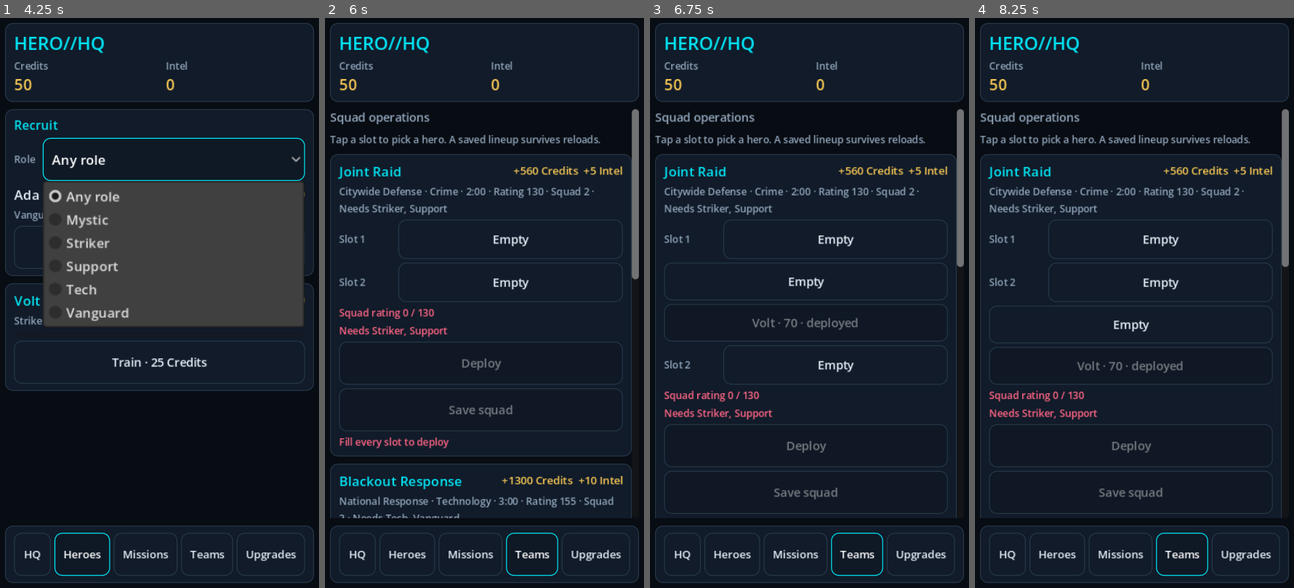
Above: before the commit, frames 1-4 (left to right).
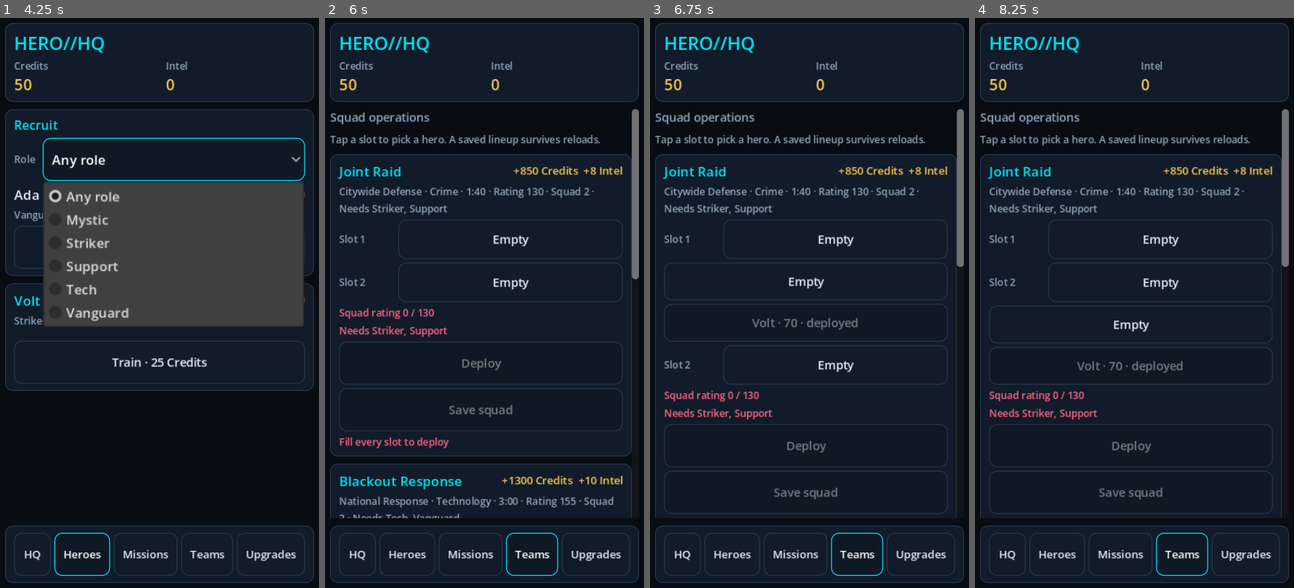
Above: after the commit, the same moments.

Repository: JetRobertsBCCA/HeroHQInc
Game: Godot game, scene res://games/hero_hq/scenes/app.tscn
The game is run twice, just before and just after one commit, with the same random seed, the same clock (stepped at 60 frames per second) and the same inputs.
Inputs:
- Up to frame 1 (4.25 s): click "Reduce motion: off" at 0.5 s; click "Reduce motion: on" at 1.25 s; click "HQ" at 2 s; click "Heroes" at 2.75 s; click "Any role" at 3.5 s
- Up to frame 2 (6 s): click "Missions" at 4.25 s; click "Deploy" at 5 s; click "Teams" at 5.75 s
- Up to frame 3 (6.75 s): click "Empty" at 6.5 s
- Up to frame 4 (8.25 s): click "Empty" at 7.25 s; click "Empty" at 8 s

Frame 1 is identical in both runs. In frame 2, less than 0.1% of the frame differs, in the area x 44-85%, y 26-32%; in frame 3, less than 0.1%; in frame 4, less than 0.1%.

Commit message:
Tune City roles and verify the first squad
Give Convoy a Support gate and make Joint Raid reward a proper pair so City
offers a real solo-versus-squad choice.

🤖 Generated with Codebuff
Co-Authored-By: Codebuff <noreply@codebuff.com>

Diff:
--- a/games/hero_hq/data/missions.json
+++ b/games/hero_hq/data/missions.json
@@ -109,11 +109,11 @@
 		"kind": "squad",
 		"stage_id": "city",
 		"category_id": "crime",
-		"base_seconds": 120,
+		"base_seconds": 100,
 		"required_agent_count": 2,
 		"minimum_rating": 130,
 		"required_role_ids": ["striker", "support"],
-		"rewards": {"credits": 560, "intel": 5},
+		"rewards": {"credits": 850, "intel": 8},
 		"xp": 26
 	},
 	{
@@ -125,7 +125,7 @@
 		"base_seconds": 90,
 		"required_agent_count": 1,
 		"minimum_rating": 140,
-		"required_role_ids": [],
+		"required_role_ids": ["support"],
 		"rewards": {"credits": 430, "intel": 4},
 		"xp": 24
 	},
--- a/tests/game_packs/test_app_progression.gd
+++ b/tests/game_packs/test_app_progression.gd
@@ -114,7 +114,7 @@
 	if state == null or card == null:
 		_cleanup(app)
 		return
-	assert_eq(state.pack_content_version, 3, "the app stamping the new content version needs no migration")
+	assert_eq(state.pack_content_version, 4, "the app stamping the new content version needs no migration")
 	assert_eq(state.tasks_completed(), 12, "the existing lifetime counter is preserved")
 	assert_true(state.earned_total("credits") >= 1500.0, "existing lifetime earnings are preserved")
 	assert_eq(card.heading_text(), "Command Level 3", "the card derives the existing level")
--- /dev/null
+++ b/tests/game_packs/test_city_content.gd
@@ -0,0 +1,99 @@
+extends TestCase
+## City content invariants: the high-rating solo belongs to a role, and the
+## first squad operation pays better than the best Support/Striker solo pair.
+
+const PACK_ID := "hero_hq"
+const NOW := 1000
+
+
+func _pack() -> GamePack:
+	return without_stage_gates(GamePackLoader.load_pack(PACK_ID)["pack"])
+
+
+func _agent(agent_id: String, role_id: String, attributes: Dictionary) -> Dictionary:
+	return {
+		"id": agent_id,
+		"name": agent_id.capitalize(),
+		"role_id": role_id,
+		"level": 1,
+		"xp": 0,
+		"activity": "available",
+		"attributes": attributes,
+	}
+
+
+func _city_state(pack: GamePack) -> GameState:
+	var state := Simulation.new_state(pack, 1, NOW)
+	state.agents["test_support"] = _agent(
+		"test_support", "support", {"power": 10, "speed": 10, "skill": 9}
+	)
+	state.agents["test_striker"] = _agent(
+		"test_striker", "striker", {"power": 9, "speed": 8, "skill": 8}
+	)
+	state.agents["test_ace_striker"] = _agent(
+		"test_ace_striker", "striker", {"power": 10, "speed": 10, "skill": 9}
+	)
+	return state
+
+
+func _rate(pack: GamePack, task_id: String, resource_id: String) -> float:
+	var task := pack.task(task_id)
+	var rewards: Dictionary = task.get("rewards", {})
+	var seconds := float(maxi(int(task.get("base_seconds", 1)), 1))
+	return float(rewards.get(resource_id, 0)) / seconds
+
+
+func test_convoy_is_a_support_payoff_and_raid_keeps_its_team_gate() -> void:
+	var pack := _pack()
+	var state := _city_state(pack)
+
+	assert_eq(
+		pack.task("s_convoy").get("required_role_ids", []),
+		["support"],
+		"Convoy is the Support's high-rating solo",
+	)
+	var convoy := Simulation.evaluate_assignment(state, pack, "s_convoy", ["test_support"])
+	assert_true(convoy.get("ok", false), "a 145 Support can run Convoy")
+
+	var ace_striker := Simulation.evaluate_assignment(
+		state, pack, "s_convoy", ["test_ace_striker"]
+	)
+	assert_eq(
+		str(ace_striker.get("code", "")),
+		Simulation.ERROR_MISSING_ROLE,
+		"a rating-eligible Striker cannot take the Support's Convoy",
+	)
+
+	var raid_task := pack.task("s_raid")
+	assert_eq(int(raid_task.get("required_agent_count", 0)), 2, "Joint Raid stays a two-hero job")
+	assert_eq(int(raid_task.get("minimum_rating", 0)), 130, "Joint Raid keeps its rating gate")
+	assert_eq(
+		raid_task.get("required_role_ids", []),
+		["striker", "support"],
+		"Joint Raid keeps its Striker and Support requirement",
+	)
+	var raid := Simulation.evaluate_assignment(
+		state, pack, "s_raid", ["test_striker", "test_support"]
+	)
+	assert_true(raid.get("ok", false), "a 125 Striker and 145 Support clear the squad gate")
+
+
+func test_raid_out_earns_the_support_striker_solo_pair() -> void:
+	var pack := _pack()
+	var raid_credits := _rate(pack, "s_raid", "credits")
+	var solo_credits := _rate(pack, "s_convoy", "credits") + _rate(pack, "s_rooftop", "credits")
+	var raid_intel := _rate(pack, "s_raid", "intel")
+	var solo_intel := _rate(pack, "s_convoy", "intel") + _rate(pack, "s_rooftop", "intel")
+
+	assert_true(
+		raid_credits > solo_credits,
+		"Joint Raid out-earns Convoy plus Rooftop (%.3f vs %.3f Credits/s)" % [
+			raid_credits, solo_credits,
+		],
+	)
+	assert_true(
+		raid_intel > solo_intel,
+		"Joint Raid also yields more Intel (%.3f vs %.3f Intel/s)" % [
+			raid_intel, solo_intel,
+		],
+	)
--- a/tests/run_tests.gd
+++ b/tests/run_tests.gd
@@ -20,6 +20,7 @@
 	"res://tests/framework/test_squad_automation.gd",
 	"res://tests/framework/test_command_progression.gd",
 	"res://tests/game_packs/test_hero_hq.gd",
+	"res://tests/game_packs/test_city_content.gd",
 	"res://tests/game_packs/test_app_retry.gd",
 	"res://tests/game_packs/test_app_focus.gd",
 	"res://tests/game_packs/test_app_network.gd",
Not shown, changed: games/hero_hq/manifest.json
Not shown, added: tests/game_packs/test_city_content.gd.uid
Not shown, changed: docs/CHANGELOG.md
